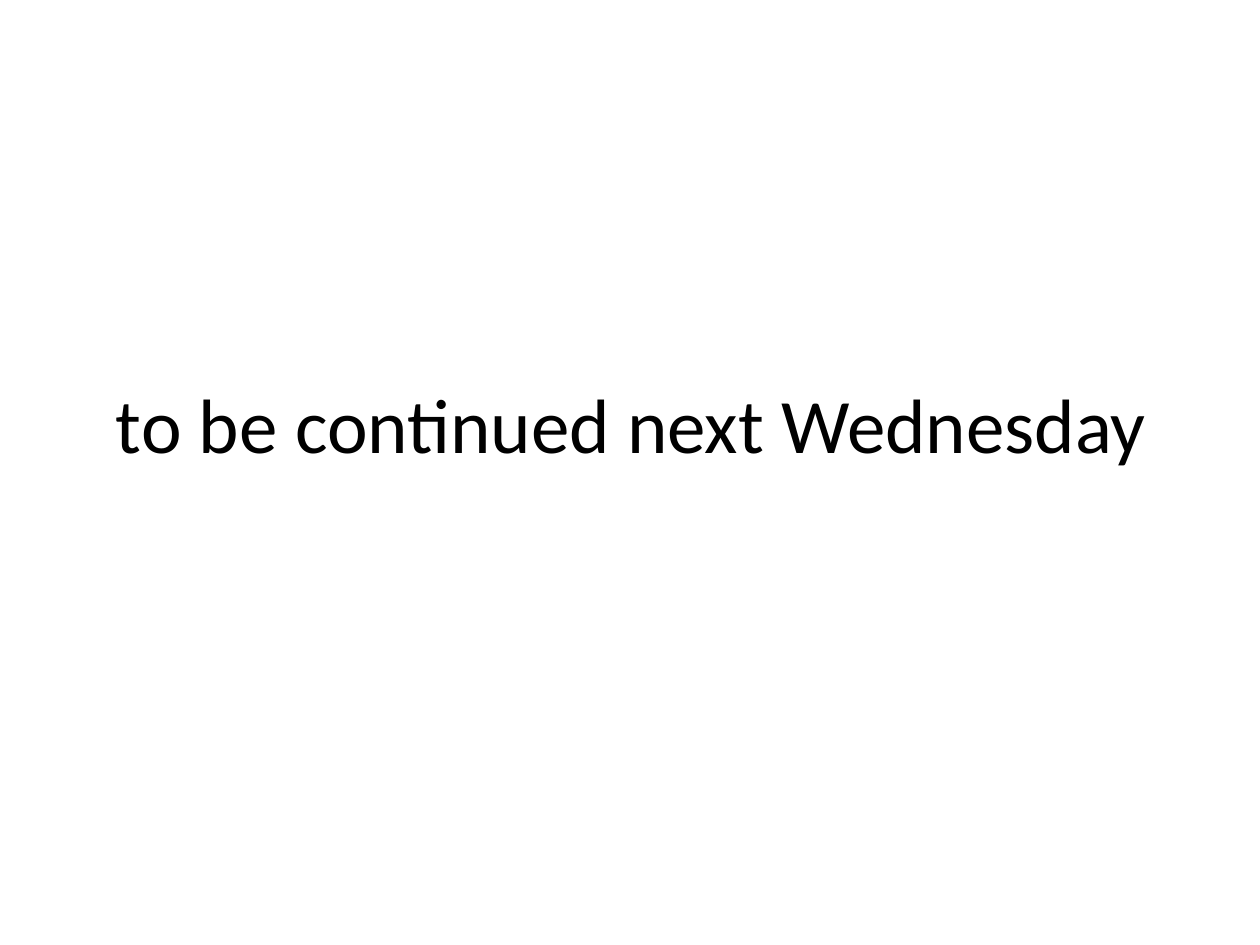
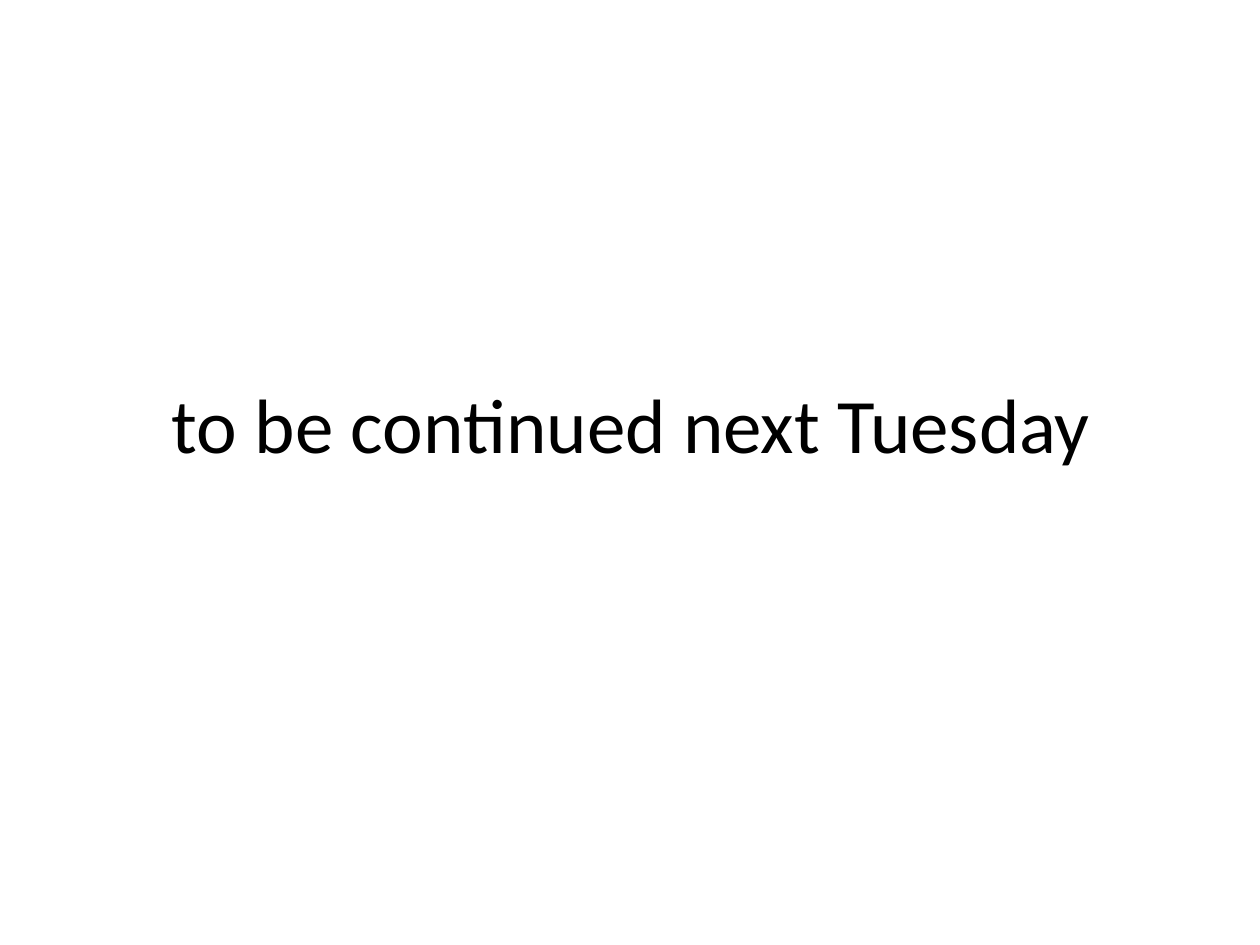
Before and after one commit to panayotovyura/panayotovyura.github.io, a slide deck: slide 37 of assets/workshop_1_architecture.pptx. Drawn at 1260x945 pixels with LibreOffice and Linux fonts; fonts in the diff are those of the drawing. Boxes give left, top, right and bottom in pixels: in the first picture for what was removed or moved away, otherwise in the second. Text is boxed around its words. In the diff, an @@ line names an element or a change of style, - is before the commit and + after.

Commit message:
fix typos

```diff
--- a/assets/workshop_1_architecture.pptx
+++ b/assets/workshop_1_architecture.pptx
@@ title at bbox=[172, 399, 1089, 466]: text changed @@
-to be continued next Wednesday
+to be continued next Tuesday
```
Also in this commit, not shown: 1 other slide changed.
